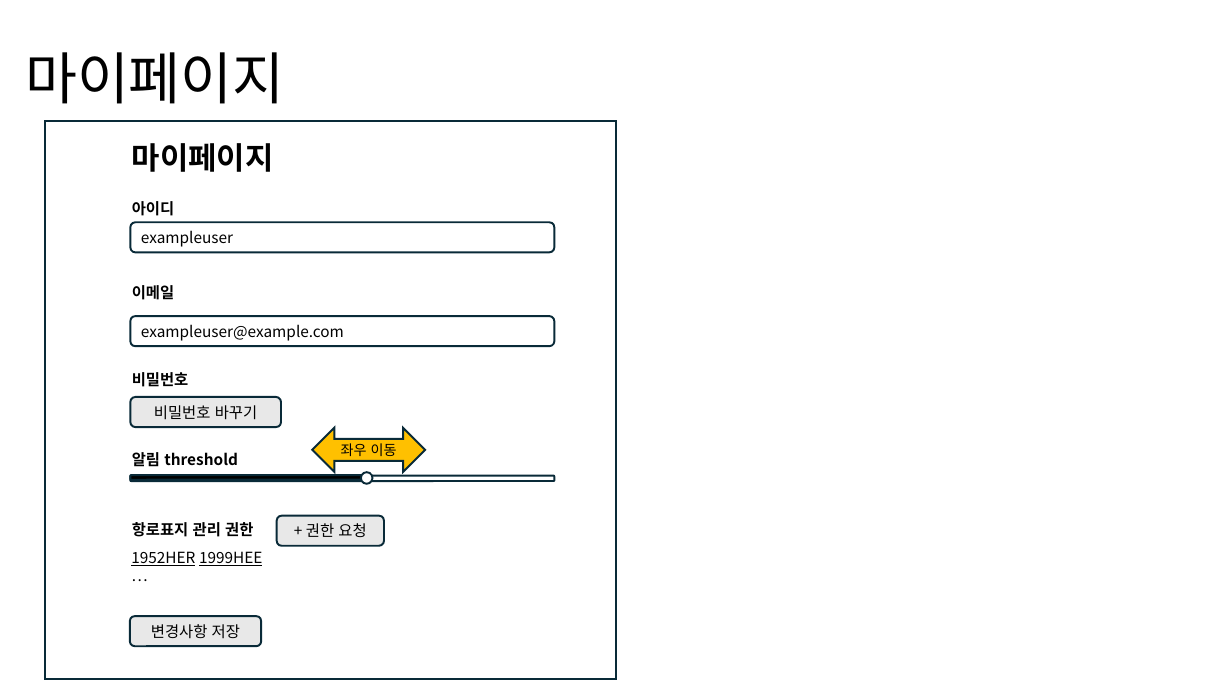
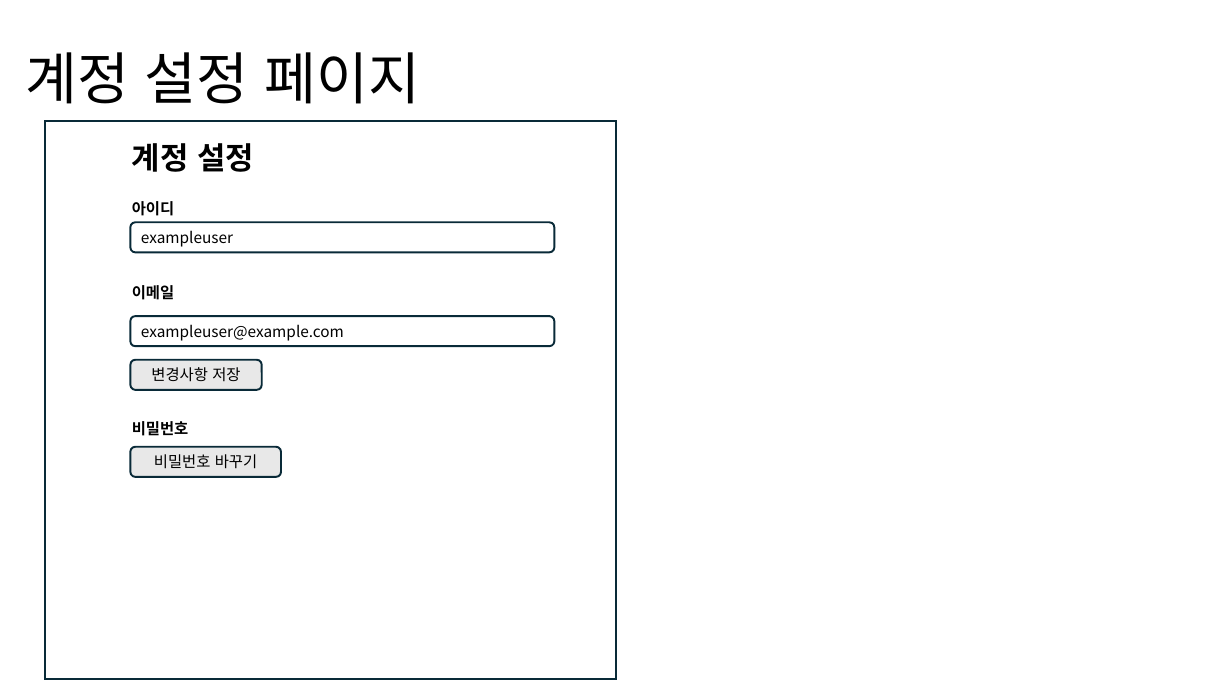
Before and after one commit to positiveWand/project-trip-sns, a slide deck: slide 8 of document/UI 설계서(draft).pptx. Drawn at 1232x693 pixels with LibreOffice and Linux fonts; fonts in the diff are those of the drawing. Boxes give left, top, right and bottom in pixels: in the first picture for what was removed or moved away, otherwise in the second. Text is boxed around its words. In the diff, an @@ line names an element or a change of style, - is before the commit and + after.

Commit message:
feat/frontend: 항로표지 프로젝트 -> 관광지 SNS 프로젝트 전환

```diff
--- a/document/UI 설계서(draft).pptx
+++ b/document/UI 설계서(draft).pptx
@@ title at (25,52,420,104): text changed @@
-마이페이지
+계정 설정 페이지
@@ text at (132,143,254,172): text changed @@
-마이페이지
+계정 설정
@@ rounded rectangle "변경사항 저장": place and size @@
-rounded rectangle "변경사항 저장" at (130,616,262,647)
+rounded rectangle "변경사항 저장" at (130,360,262,390)
@@ text "비밀번호": place and size @@
-text "비밀번호" at (132,372,189,387)
+text "비밀번호" at (132,421,189,436)
@@ rounded rectangle "비밀번호 바꾸기": place and size @@
-rounded rectangle "비밀번호 바꾸기" at (130,397,281,428)
+rounded rectangle "비밀번호 바꾸기" at (130,447,281,478)
@@ left right arrow removed at (312,428,425,472) @@
-좌우 이동
@@ rounded rectangle removed at (130,476,555,482) @@
@@ rounded rectangle removed at (130,475,367,480) @@
@@ text removed at (132,452,238,466) @@
-알림 threshold
@@ ellipse removed at (361,472,372,483) @@
@@ text removed at (132,522,253,537) @@
-항로표지 관리 권한
@@ rounded rectangle removed at (277,516,384,546) @@
-+ 권한 요청
@@ text removed at (131,551,262,566) @@
-1952HER 1999HEE …
```
Also in this commit, not shown: 7 other slides changed, 8 slides added, 5 slides removed, 13 other files.
